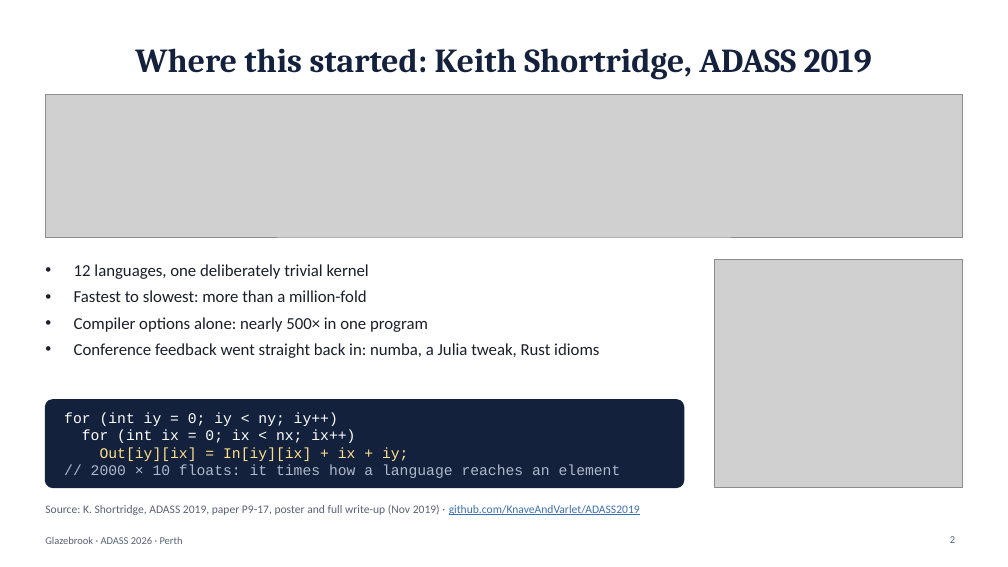
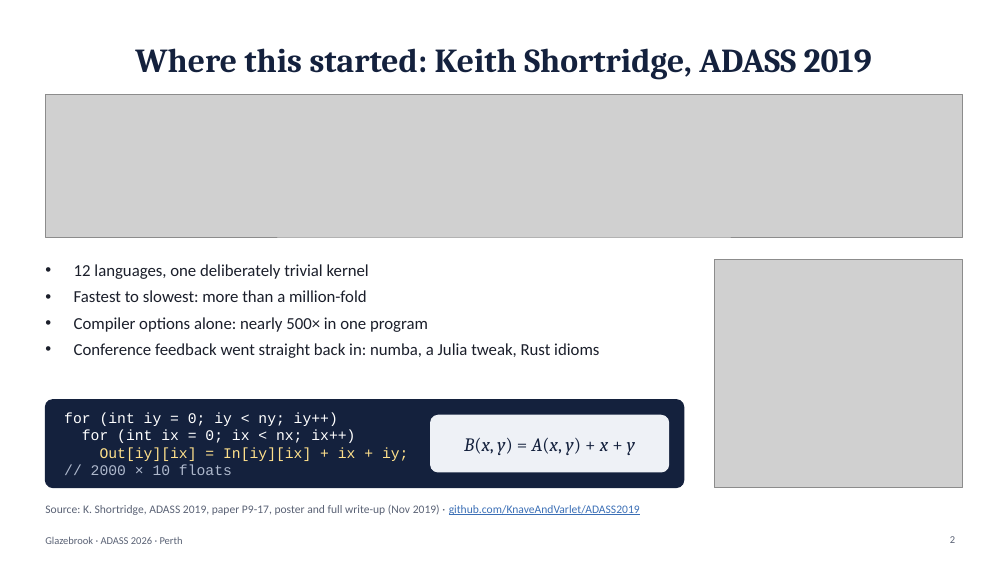
Before and after one commit to karlglazebrook/ADASS2026, a slide deck: slide 2 of talk/ADASS2026-talk.pptx. Drawn at 1008x567 pixels with LibreOffice and Linux fonts; fonts in the diff are those of the drawing; grey boxes stand for pictures. Boxes give left, top, right and bottom in pixels: in the first picture for what was removed or moved away, otherwise in the second. Text is boxed around its words. In the diff, an @@ line names an element or a change of style, - is before the commit and + after.

Commit message:
Talk: code wall, 2019-vs-2026 scatter, and slide revisions
- New slide: a dozen kernels pulled verbatim from the sources and
  highlighted (talk/snippets.py -> snippets.json), each with its run22 time.
- New backup: Keith's own 2019 Run.py summary (report/
  shortridge2019_summary.txt, from his Nov 2019 write-up) against run22,
  test by test, as a native log-log scatter. Replaces the fig5 backup,
  whose 2019 numbers were wrong.
- Kernel as an equation (slide 2), what PDL is (3), what a test is and
  the #1-#7 list (4), the decorated numba kernel (Python slide), a
  32/64-bit precision caveat (compiled languages), an expectation-vs-
  reality panel for PyPy + numpy, ChatGPT named as the auditor, SBCL
  spelled out as Common Lisp, and a concrete arm64 point (Python 2.7
  runs under Rosetta 2).

```diff
--- a/talk/ADASS2026-talk.pptx
+++ b/talk/ADASS2026-talk.pptx
@@ rounded rectangle added at [431, 415, 669, 472], fill #EEF1F6, outline #EEF1F6 1 pt @@
@@ text added at [464, 438, 635, 455], 18 pt, text #14213D @@
+B(x, y) = A(x, y) + x + y
@@ text at [91, 465, 232, 475]: text changed @@
-// 2000 × 10 floats: it times how a language reaches an element
+// 2000 × 10 floats
```
Also in this commit, not shown: 8 other slides changed, 2 slides added, 1 slide removed, 4 other files.
